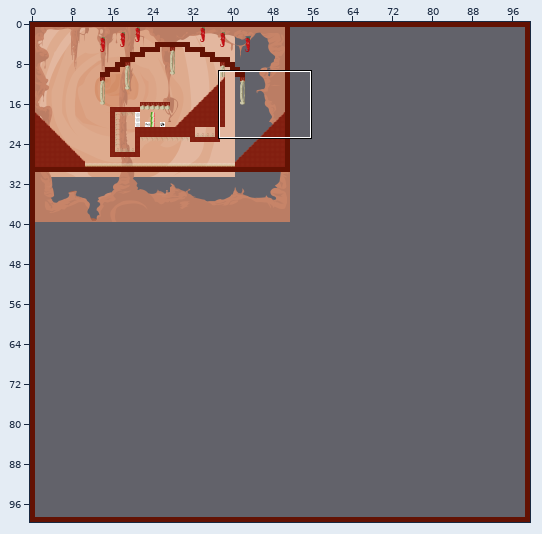
Two states of a Tiled map, data/assets/Maps/Football.tmx. The picture above shows the old version from afar; the outline marks the close-up.
Close-up. Earlier state:
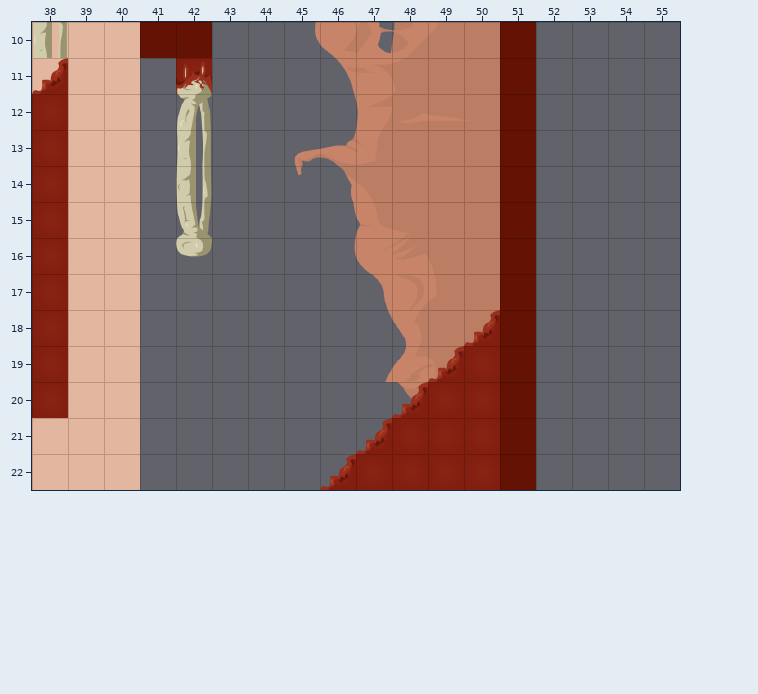
Cells are 64x64 px. Shown: x 38..55, y 10..22. The commit also changed other parts of the map, which this record leaves out.
Once edited:
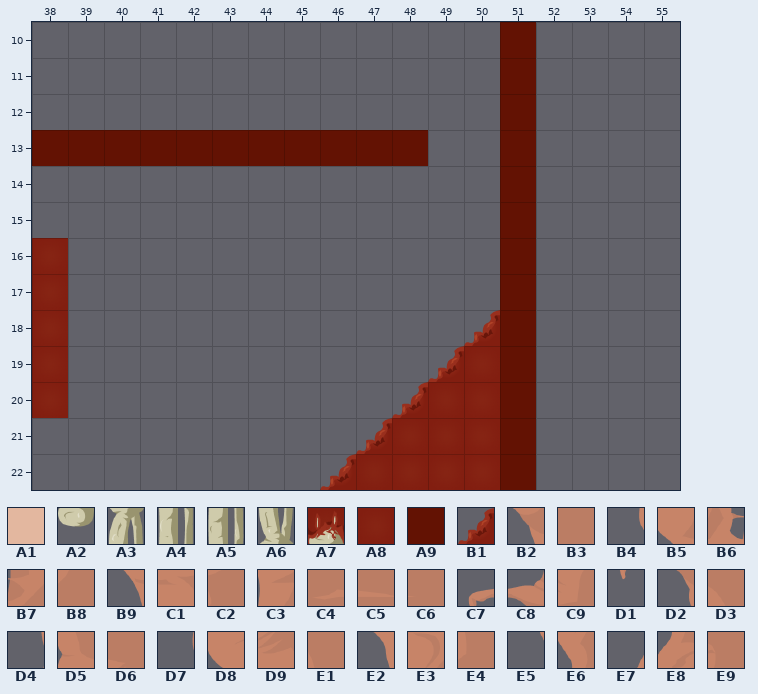
Key: from "BackgroundfirstL": A1 0; from "BoneEnds": A2 4 "Edge"; from "BoneVerticalThin": A3 0 "Line", A4 4, A5 8, A6 12; from "MeatBoneDown": A7 0 "Block"; from "MeatEdible": A8 0 "Block"; from "MeatNonEdible": A9 0 "NonEdible"; from "MeatSlopes": B1 4; from "midgroundBR": B2 20; from "midgroundTL": B3 1; from "midgroundTR": B4 279, B5 280, B6 281, B7 282, B8 283, B9 306, C1 307, C2 308, C3 333, C4 334, C5 335, C6 336, C7 357, C8 358, C9 359, D1 383, D2 384, D3 385, D4 410, D5 411, D6 412, D7 436, D8 437, D9 438, E1 439, E2 463, E3 464, E4 465, E5 489, E6 490, E7 515, E8 516, E9 517.
__ is an empty cell, ## one hidden under a higher layer, .. an unchanged one.
Changes in this commit:
--- layer "Background1"
@@ x 38..40 @@
-10 A1 A1 A1
-11 A1 A1 A1
-12 ## A1 A1
-13 .. A1 A1
-14 ## A1 A1
-15 ## A1 A1
-16 .. A1 A1
-17 .. A1 A1
-18 .. A1 A1
-19 .. A1 A1
-20 .. A1 A1
-21 A1 A1 A1
-22 A1 A1 A1
+10 __ __ __
+11 __ __ __
+12 __ __ __
+13 .. __ __
+14 __ __ __
+15 __ __ __
+16 .. __ __
+17 .. __ __
+18 .. __ __
+19 .. __ __
+20 .. __ __
+21 __ __ __
+22 __ __ __
--- layer "MidGround"
@@ x 45..50 @@
-10 B4 B5 B6 B7 B8 B3
-11 .. B9 C1 C2 B3 B3
-12 .. .. C3 C4 C5 C6
-13 C7 C8 C9 B3 B3 B3
-14 D1 D2 D3 B3 B3 B3
-15 .. D4 D5 D6 B3 B3
-16 .. D7 D8 D9 E1 B3
-17 .. .. E2 E3 E4 B3
-18 .. .. E5 E6 B3 B3
-19 .. .. E7 E8 E9 ..
-20 .. .. .. B2 .. ..
+10 __ __ __ __ __ __
+11 .. __ __ __ __ __
+12 .. .. __ __ __ __
+13 __ __ __ __ __ __
+14 __ __ __ __ __ __
+15 .. __ __ __ __ __
+16 .. __ __ __ __ __
+17 .. .. __ __ __ __
+18 .. .. __ __ __ __
+19 .. .. __ __ __ ..
+20 .. .. .. __ .. ..
--- layer "Level"
@@ x 38..48 @@
-10 A4 .. .. A9 A9 .. .. .. .. .. ..
-11 B1 .. .. .. A7 .. .. .. .. .. ..
-12 A8 .. .. .. A3 .. .. .. .. .. ..
-13 A8 __ __ __ A4 __ __ __ __ __ __
-14 A8 .. .. .. A5 .. .. .. .. .. ..
-15 A8 .. .. .. A6 .. .. .. .. .. ..
-16 .. .. .. .. A2 .. .. .. .. .. ..
+10 __ .. .. __ __ .. .. .. .. .. ..
+11 __ .. .. .. __ .. .. .. .. .. ..
+12 __ .. .. .. __ .. .. .. .. .. ..
+13 A9 A9 A9 A9 A9 A9 A9 A9 A9 A9 A9
+14 __ .. .. .. __ .. .. .. .. .. ..
+15 __ .. .. .. __ .. .. .. .. .. ..
+16 .. .. .. .. __ .. .. .. .. .. ..
Pixel boxes of the changes (left, top, right, bottom) in both close-ups:
changed: (32, 22, 500, 490)
